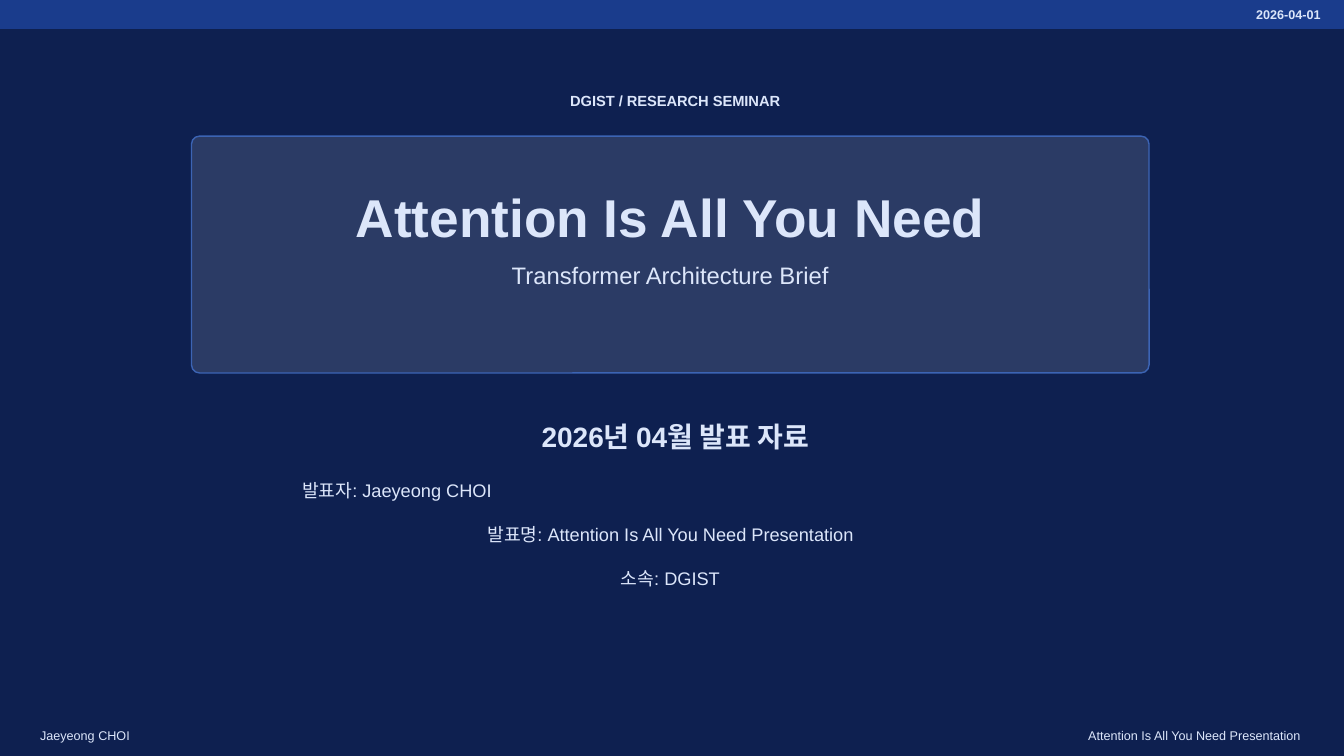
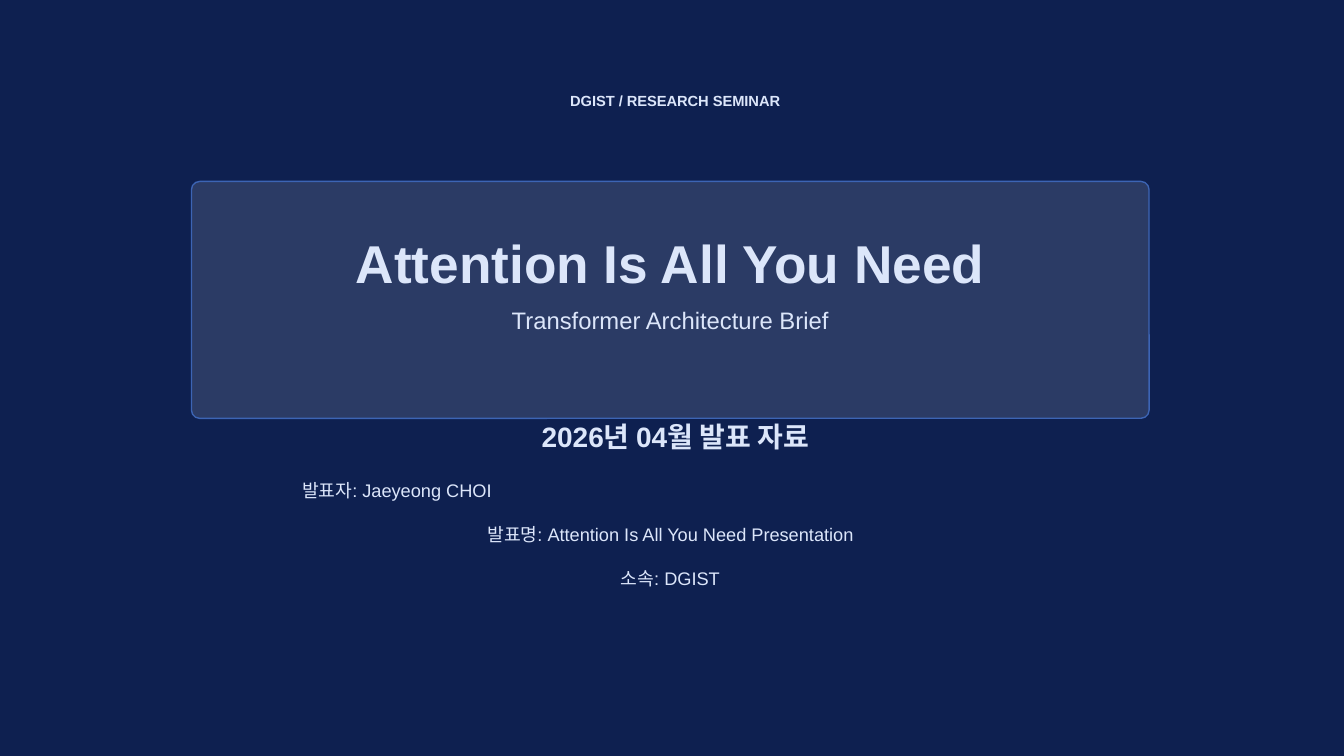
Before and after one commit to Jaeyeong-CHOI/butter-lobster-openclaw, a slide deck: slide 1 of pptxgenjs-editable-template/output/attention_is_all_you_need_dgist-report.pptx. Drawn at 1344x756 pixels with LibreOffice and Linux fonts; fonts in the diff are those of the drawing. Boxes give left, top, right and bottom in pixels: in the first picture for what was removed or moved away, otherwise in the second. Text is boxed around its words. In the diff, an @@ line names an element or a change of style, - is before the commit and + after.

```diff
--- a/pptxgenjs-editable-template/output/attention_is_all_you_need_dgist-report.pptx
+++ b/pptxgenjs-editable-template/output/attention_is_all_you_need_dgist-report.pptx
@@ rectangle removed at [0,0,1344,28] @@
@@ text removed at [1256,10,1320,19] @@
-2026-04-01
@@ 2 texts, 1 rounded rectangle: place and size @@
-2 texts, 1 rounded rectangle at [192,136,1149,373]
+2 texts, 1 rounded rectangle at [192,181,1149,418]
@@ text removed at [40,731,129,743] @@
-Jaeyeong CHOI
@@ text removed at [1088,731,1301,740] @@
-Attention Is All You Need Presentation
```
Also in this commit, not shown: 4 other slides changed, 25 other files.
